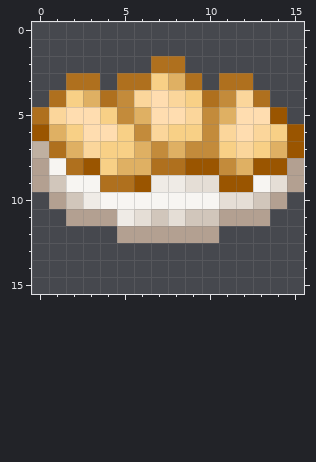
Pixel-art sprite, stored at RP/textures/items/mashed_potatoes.png. The picture above was drawn from the file before the commit.
The file is 16x16 pixels.
After:
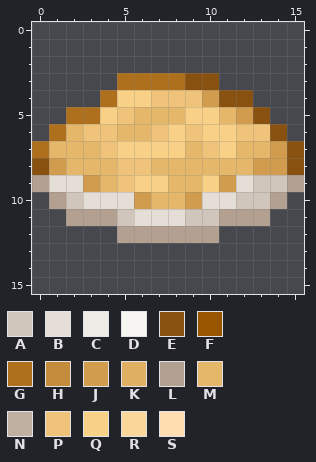
Palette (. is transparent): A #d1c6bb  B #e5ded6  C #efebe6  D #f7f5f2  E #895110  F #9a5500  G #af701e  H #c38b3b  J #d19c4e  K #dfb063  L #b3a091  M #e5b76b  N #bfb0a1  P #efc47a  Q #f8d086  R #fbd69b  S #ffddb0
From old to new:
@@ x 0..15 @@
  1 ................
- 2 .......GG.......
- 3 ..GG.GGQKG.GG...
- 4 .GQKGHRSRQGHRG..
- 5 GRSSQHKSSRHKSSF.
- 6 FKQSSQHRQQHRSRQF
- 7 NGKRQQKHKHHQRQKF
- 8 LDGFQKKGGFFHKFFL
- 9 LADDGGFCCBBFFDBL
-10 .LACDDDDDDDBBAL.
-11 ..LLLCBABAALLL..
+ 2 ................
+ 3 .....GGGGEE.....
+ 4 ....GQQPPPJEE...
+ 5 ..GGQPMMMQQMJE..
+ 6 .GMPPMMPQPQQPPE.
+ 7 GMMMPQQQQMPQMMJE
+ 8 EJMMMPPMMMMMMJJE
+ 9 LBBJMPQQMMQJBAAL
+10 .LABBBJMMJBBAAL.
+11 ..LLLABBBAALLL..
 12 .....LLLLLL.....
Changed places in both pictures, as pixel boxes (x1, y1, x2, y2):
changed: (32, 56, 304, 226)
